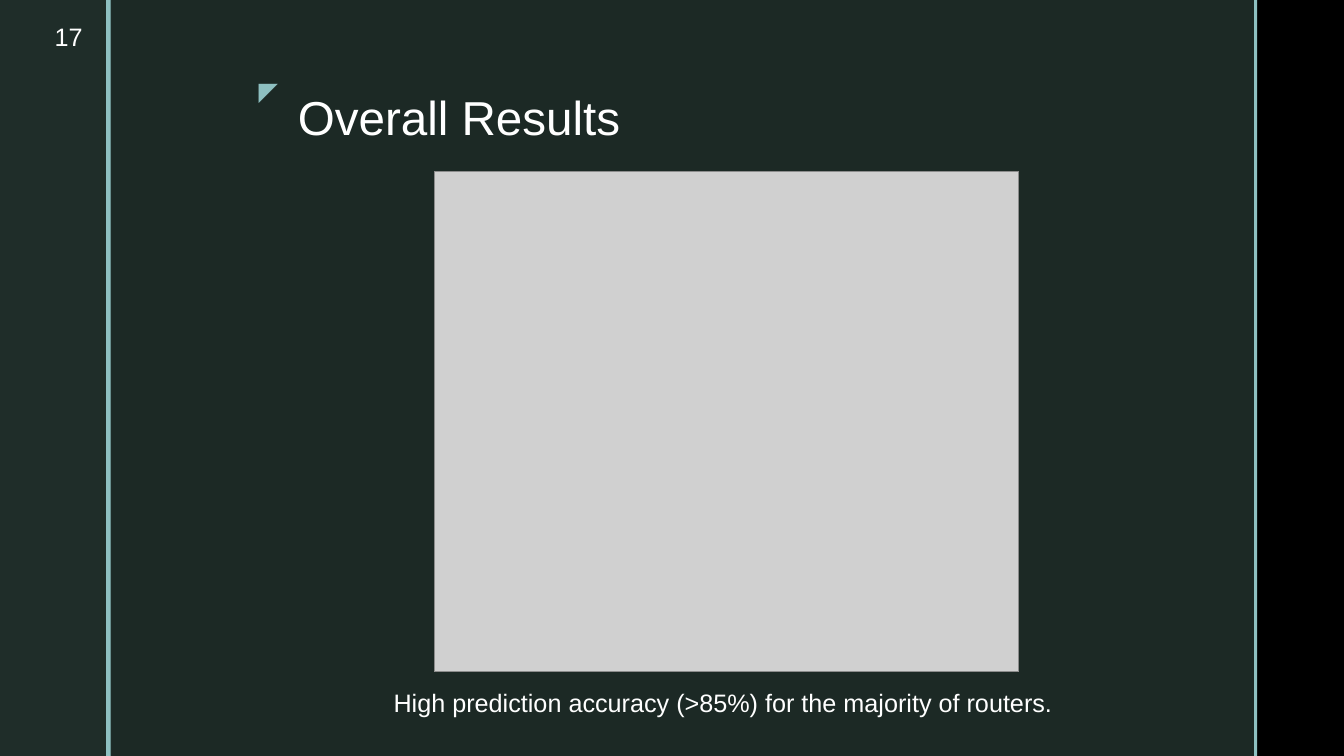
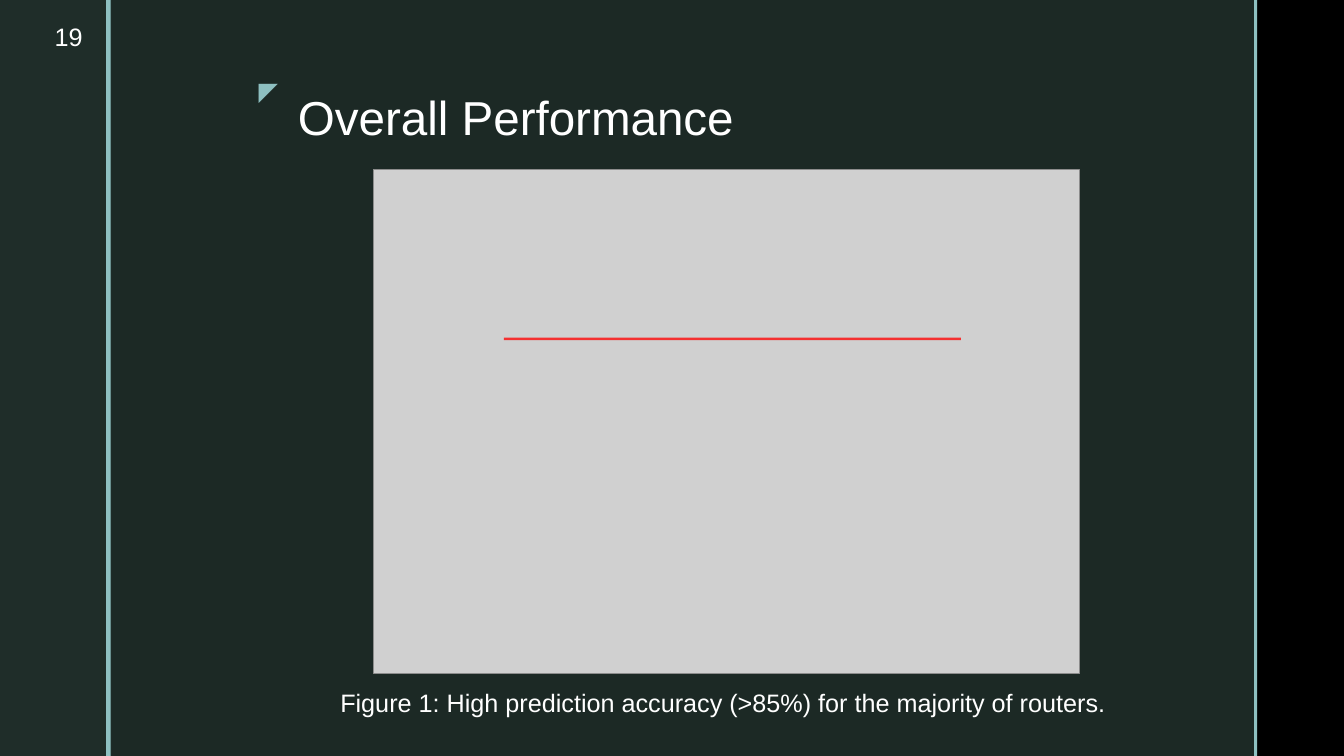
Before and after one commit to ahsanMah/config-completion, a slide deck: slide 19 of Final Presentation.pptx (slide 17 before the commit). Drawn at 1344x756 pixels with LibreOffice and Linux fonts; fonts in the diff are those of the drawing; grey boxes stand for pictures; background and template pictures are left out. Boxes give left, top, right and bottom in pixels: in the first picture for what was removed or moved away, otherwise in the second. Text is boxed around its words. In the diff, an @@ line names an element or a change of style, - is before the commit and + after.

Commit message:
Added final images

```diff
--- a/Final Presentation.pptx
+++ b/Final Presentation.pptx
@@ page number at bbox=[55, 28, 83, 47]: text changed @@
-17
+19
@@ title at bbox=[298, 100, 734, 136]: text changed @@
-Overall Results
+Overall Performance
@@ picture: place and size @@
-picture at bbox=[435, 171, 1019, 673]
+picture at bbox=[374, 169, 1080, 674]
@@ line added from (504, 339) to (961, 339), #FF0000 1.75 pt @@
@@ text at bbox=[340, 693, 1105, 717]: text changed @@
-High prediction accuracy (>85%) for the majority of routers.
+Figure 1: High prediction accuracy (>85%) for the majority of routers.
```
Also in this commit, not shown: 6 other slides changed, 6 slides added, 3 slides removed.
